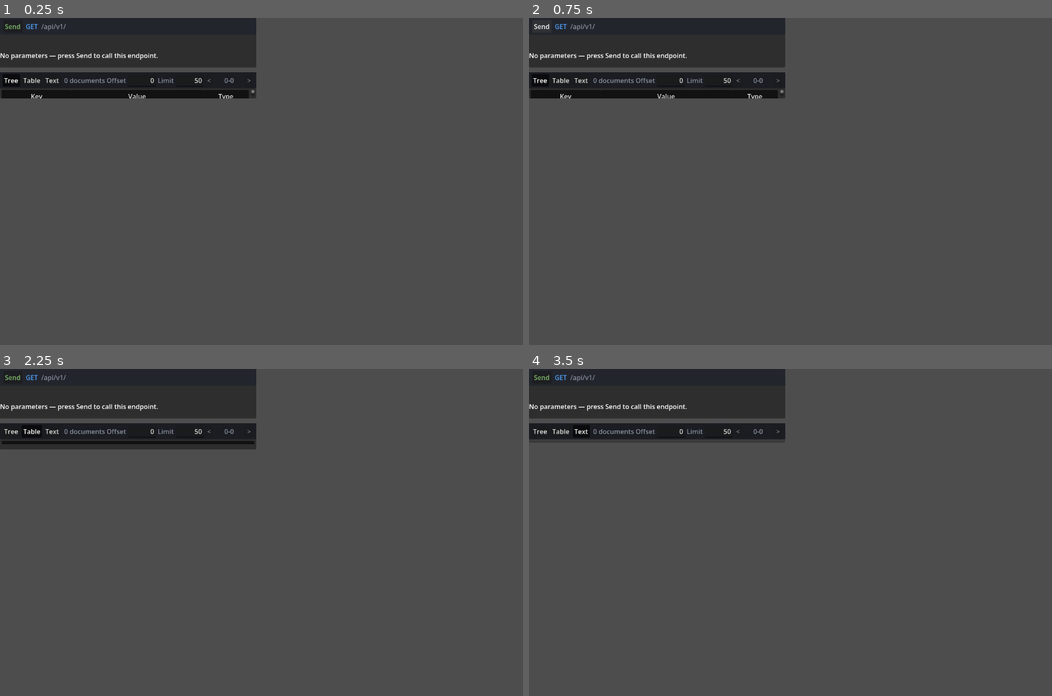
Above: before the commit, frames 1-4 (two rows, left to right).
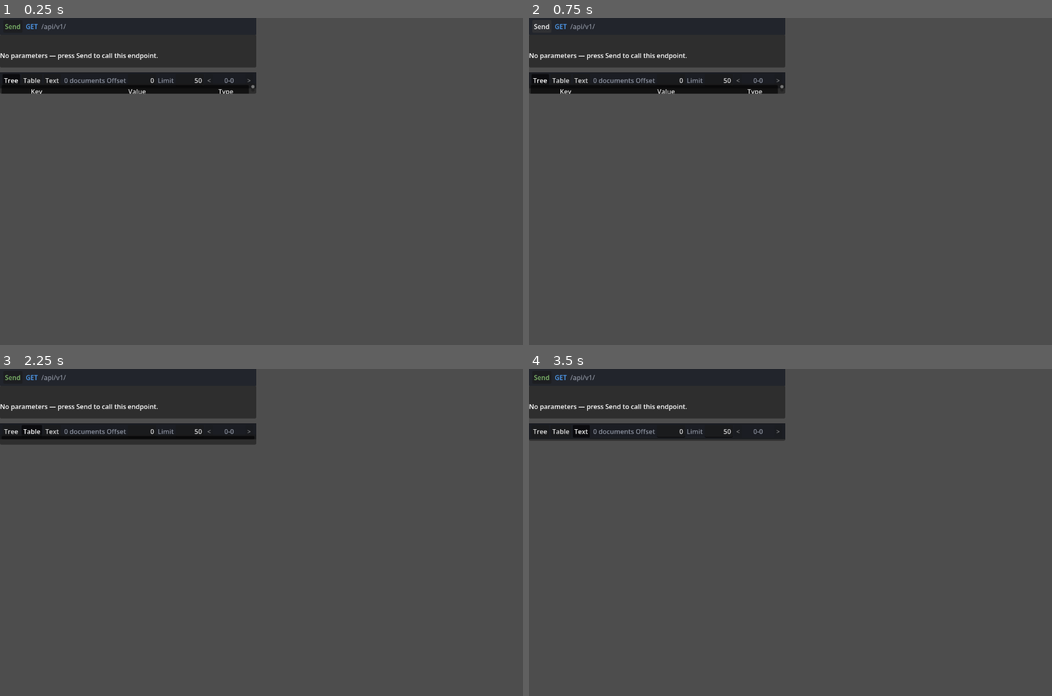
Above: after the commit, the same moments.

Repository: pierre-lehnen-rc/debris
Game: Godot game, scene res://source/ui/workspace/endpoint_tab.tscn
Two runs of this game, one before a commit and one after it. Both use one fixed random seed, a clock stepped at 60 frames per second and the inputs below. This scene is started directly instead of the project's main scene.
Inputs:
- Up to frame 1 (0.25 s): no input
- Up to frame 2 (0.75 s): click "Send" at 0.5 s
- Up to frame 3 (2.25 s): click "Tree" at 1.25 s; click "Table" at 2 s
- Up to frame 4 (3.5 s): click "Text" at 2.75 s

The runs differ from the first frame. In frame 1, 1.0% of the frame differs, in the area x 0-49%, y 20-25%; in frame 2, 1.0%; in frame 3, 1.2%, in the area x 0-49%, y 22-25%; in frame 4, less than 0.1%.
Error in both runs: Invalid call. Nonexistent function 'form_params' in base 'Nil'. (res://source/ui/workspace/endpoint_tab.gd:183)

Commit message:
Fix results sub-views collapsing to a tiny box in exported builds
The tree/table/text views are instanced under ViewHost (a plain Control)
and must anchor themselves to fill it. Their instances used layout_mode 0
(Position) while the base scenes use full-rect anchors; that mismatch
serialized to a zero-size rect in the exported binary (.scn), so the
views rendered fine from the editor but collapsed once exported.

Make the instances use Anchors mode with the full-rect preset to match
their base scenes, and force the full-rect preset at runtime as a
serialization-proof safety net.

Co-Authored-By: Claude Opus 4.7 <noreply@anthropic.com>

Diff:
--- a/client/source/ui/database/results_view.gd
+++ b/client/source/ui/database/results_view.gd
@@ -46,6 +46,12 @@
 
 func _ready() -> void:
 	_apply_style()
+	# ViewHost is a plain Control (not a Container), so its stacked sub-views must
+	# anchor themselves to fill it. Force the full-rect preset at runtime: the
+	# scene's baked anchors survive an editor run but can serialize to a zero-size
+	# rect in an exported binary (.scn), which collapsed the views to a tiny box.
+	for view in [_tree_view, _table_view, _text_view] as Array[Control]:
+		view.set_anchors_and_offsets_preset(Control.PRESET_FULL_RECT)
 	_set_mode(ViewMode.TREE)
 	_update_pager()
 
--- a/client/source/ui/database/results_view.tscn
+++ b/client/source/ui/database/results_view.tscn
@@ -107,7 +107,8 @@
 
 [node name="TreeView" type="Tree" parent="ViewHost" unique_id=1353931198 instance=ExtResource("2_v1gr8")]
 unique_name_in_owner = true
-layout_mode = 0
+layout_mode = 1
+anchors_preset = 15
 anchor_right = 1.0
 anchor_bottom = 1.0
 columns = 3
@@ -119,7 +120,8 @@
 
 [node name="TableView" type="Tree" parent="ViewHost" unique_id=1065542661 instance=ExtResource("4_i1wbe")]
 unique_name_in_owner = true
-layout_mode = 0
+layout_mode = 1
+anchors_preset = 15
 anchor_right = 1.0
 anchor_bottom = 1.0
 column_titles_visible = true
@@ -130,7 +132,8 @@
 
 [node name="TextView" type="CodeEdit" parent="ViewHost" unique_id=409958440 instance=ExtResource("6_ewpu8")]
 unique_name_in_owner = true
-layout_mode = 0
+layout_mode = 1
+anchors_preset = 15
 anchor_right = 1.0
 anchor_bottom = 1.0
 editable = false
